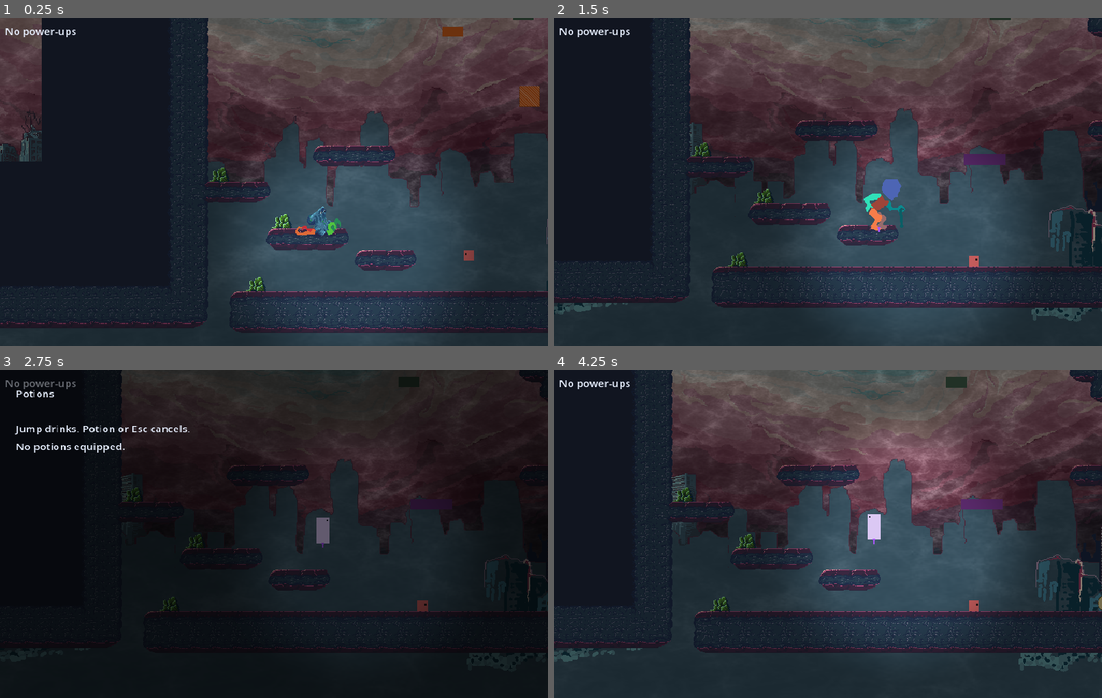
Above: before the commit, frames 1-4 (two rows, left to right).
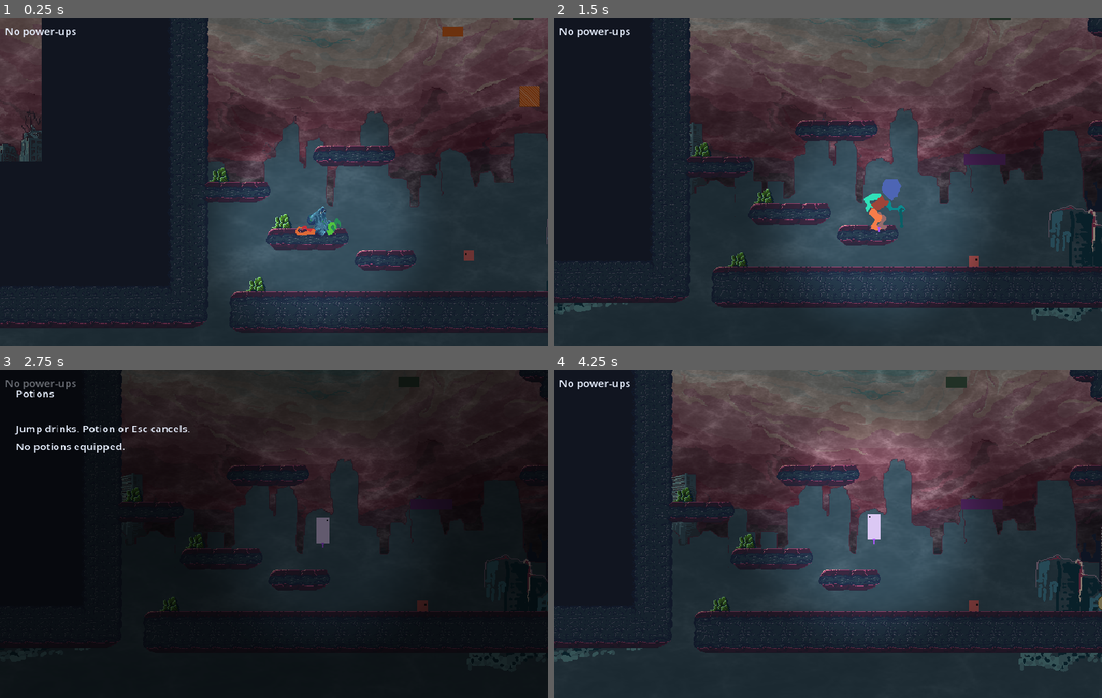
Above: after the commit, the same moments.

Repository: DevinR528/chyeaa
Game: Godot game, scene res://scenes/main.tscn
Two runs of this game, one before a commit and one after it. Both use one fixed random seed, a clock stepped at 60 frames per second and the inputs below.
Inputs (mouse positions are in pixels of both pictures, inside the frame that each line leads up to):
- Up to frame 1 (0.25 s): no input
- Up to frame 2 (1.5 s): tap Enter at 0.5 s; move the mouse to (948, 165) at 0.52 s; hold D (move_right) 0.53-1.25 s; hold Shift (action) 0.53-1.25 s; click (948, 165) at 0.67 s; tap Space (jump) at 0.77, 1.07 s; tap ` (next_character) at 0.8 s; drag from (718, 198) to (1008, 273) at 1.27 s
- Up to frame 3 (2.75 s): move the mouse to (328, 461) at 2.02 s; hold D (move_right) from 2.03 s (still down); hold Space (jump) from 2.03 s (still down); tap Q (potion) at 2.1 s; click (328, 461) at 2.17 s
- Up to frame 4 (4.25 s): release D (move_right) at 2.75 s; release Space (jump) at 2.75 s; drag from (800, 599) to (877, 530) at 2.77 s; tap Enter at 3.5 s; move the mouse to (992, 583) at 3.52 s; hold A (move_left) from 3.53 s (still down); hold Shift (action) from 3.53 s (still down); click (992, 583) at 3.67 s; tap Space (jump) at 3.77, 4.07 s; tap ` (next_character) at 3.8 s; tap Escape (pause) at 4.15 s

The runs differ from the first frame. In frame 1, 3.0% of the frame differs, in the area x 39-86%, y 38-100%; in frame 2, 3.1%, in the area x 39-86%, y 31-98%; in frame 3, less than 0.1%; in frame 4, 3.1%.

Commit message:
Few fixes, lots of art

Diff:
--- a/assets/shaders/vignette.gdshader
+++ b/assets/shaders/vignette.gdshader
@@ -1,13 +1,20 @@
 shader_type canvas_item;
 render_mode unshaded;
 
+// All in the viewport's base-resolution space (what get_canvas_transform() maps
+// to), not physical window pixels, which differ under stretch, DPI, or fullscreen.
 uniform vec2 center_px = vec2(420.0, 252.0);
 uniform float inner_px = 88.0;
 uniform float outer_px = 208.0;
 uniform float darkness : hint_range(0.0, 1.0) = 0.45;
 
+varying vec2 local_px;
+
+void vertex() {
+	local_px = VERTEX;
+}
+
 void fragment() {
-	vec2 pixel = SCREEN_UV / SCREEN_PIXEL_SIZE;
-	float veil = smoothstep(inner_px, outer_px, distance(pixel, center_px));
+	float veil = smoothstep(inner_px, outer_px, distance(local_px, center_px));
 	COLOR = vec4(0.0, 0.0, 0.0, veil * darkness);
 }
--- /dev/null
+++ b/scenes/ui/option_menu.tscn
@@ -0,0 +1,47 @@
+[gd_scene format=3 uid="uid://bxsff61n6r57w"]
+
+[ext_resource type="Script" uid="uid://di8ws2phwm3dw" path="res://src/ui/option_menu.gd" id="1_ktt30"]
+
+[node name="OptionMenu" type="Container" unique_id=1683886833]
+offset_left = 75.0
+offset_top = 45.0
+offset_right = 756.0
+offset_bottom = 433.0
+script = ExtResource("1_ktt30")
+
+[node name="ColorRect" type="ColorRect" parent="." unique_id=1957754620]
+layout_mode = 2
+color = Color(0.31323037, 0.1999892, 0.30165148, 0.5137255)
+
+[node name="HBoxContainer" type="HBoxContainer" parent="." unique_id=298341440]
+layout_mode = 2
+theme_override_constants/separation = 30
+alignment = 1
+
+[node name="VBoxContainer" type="VBoxContainer" parent="HBoxContainer" unique_id=259008857]
+layout_mode = 2
+theme_override_constants/separation = 10
+alignment = 1
+
+[node name="Label" type="Label" parent="HBoxContainer/VBoxContainer" unique_id=726947607]
+layout_mode = 2
+text = "Volume Slider"
+
+[node name="HSlider" type="HSlider" parent="HBoxContainer/VBoxContainer" unique_id=1887032151]
+layout_mode = 2
+value = 100.0
+tick_count = 100
+
+[node name="VBoxContainer2" type="VBoxContainer" parent="HBoxContainer" unique_id=89892967]
+layout_mode = 2
+alignment = 1
+
+[node name="Label" type="Label" parent="HBoxContainer/VBoxContainer2" unique_id=621230196]
+layout_mode = 2
+text = "Other Stuff"
+
+[node name="ExitButton" type="Button" parent="HBoxContainer/VBoxContainer2" unique_id=655363052]
+layout_mode = 2
+text = "Exit Menu"
+
+[connection signal="value_changed" from="HBoxContainer/VBoxContainer/HSlider" to="." method="_on_h_slider_value_changed"]
--- a/scenes/ui/run_ui.tscn
+++ b/scenes/ui/run_ui.tscn
@@ -1,11 +1,11 @@
-[gd_scene load_steps=3 format=3]
+[gd_scene format=3 uid="uid://negqw87r1741"]
 
-[ext_resource type="Script" path="res://src/ui/run_ui.gd" id="1_ui"]
+[ext_resource type="Script" uid="uid://dglepx80hpciv" path="res://src/ui/run_ui.gd" id="1_ui"]
 [ext_resource type="PackedScene" path="res://scenes/ui/reward_menu.tscn" id="2_reward"]
 
-[node name="RunUI" type="CanvasLayer"]
+[node name="RunUI" type="CanvasLayer" unique_id=1163609531]
+process_mode = 3
 layer = 30
-process_mode = 3
 script = ExtResource("1_ui")
 
-[node name="RewardMenu" parent="." instance=ExtResource("2_reward")]
+[node name="RewardMenu" parent="." unique_id=178000278 instance=ExtResource("2_reward")]
--- a/src/rooms/room_runner.gd
+++ b/src/rooms/room_runner.gd
@@ -159,19 +159,25 @@
 
 
 func _note_input(frame: PlayerInputFrame, real_delta: float) -> void:
-	if replaying or not log.recording:
+	if replaying or player == null:
+		return
+	_sync_recording()
+	if not log.recording:
 		return
 	log.push(frame, real_delta, player.stats)
 
 
 func _note_trail() -> void:
-	if not log.recording or player == null:
+	if player == null:
 		return
 	if replaying:
-		log.put_trail(_cursor, player.global_position)
-		return
-	log.push_trail(player.global_position)
-	_cursor = log.steps.size()
+		if log.recording and _debug_overlay_on():
+			log.put_trail(_cursor, player.global_position)
+		return
+	if log.recording and _debug_overlay_on():
+		log.push_trail(player.global_position)
+	if log.recording:
+		_cursor = log.steps.size()
 
 
 func rewind_floor() -> int:
@@ -239,6 +245,7 @@
 		if potion is RewindPotion:
 			(potion as RewindPotion).spend()
 		_drop_spent_potions()
+	_sync_recording()
 	hitstop_left = 0.0
 	_hitstop_requested_this_tick = false
 	_pending_shakes.clear()
@@ -266,16 +273,38 @@
 	_clear_contact_memory()
 
 
-func _keep_history() -> bool:
-	if keep_rewind_history:
-		return true
+func _debug_overlay_on() -> bool:
 	var reach := get_node_or_null(^"ReachOverlay")
 	if reach is CanvasItem and (reach as CanvasItem).visible:
 		return true
 	var readout := get_node_or_null(^"PlayReadout")
-	if readout != null and bool(readout.get(&"shown")):
+	return readout != null and bool(readout.get(&"shown"))
+
+
+## Debug history, including the test flag. A death may keep the log; a win,
+## pause restart, or room change does not.
+func _keep_history() -> bool:
+	return keep_rewind_history or _debug_overlay_on()
+
+
+## Steps are stored only while a rewind can be used. The trail is the debug line.
+func _should_record() -> bool:
+	if _keep_history():
 		return true
-	return false
+	var potion := belt.potion(RunBuild.Id.REWIND)
+	return potion != null and potion.uses > 0
+
+
+func _sync_recording() -> void:
+	if replaying or player == null:
+		return
+	if _should_record():
+		if not log.recording:
+			log.begin(player_feet())
+			_cursor = 0
+	elif log.recording:
+		log.stop()
+		_cursor = 0
 
 
 func switch_character(index: int) -> void:
@@ -298,7 +327,7 @@
 	room.use_surfaces(player.uses_grapple_surfaces, player.uses_pogo_surfaces)
 	camera.target = player
 	camera.frame_room(room.pixel_rect())
-	_respawn()
+	_respawn(false)
 	character_changed.emit(index)
 
 
@@ -315,13 +344,16 @@
 	room.sim_scale = build.time_scale
 	belt.sync(build, room)
 	_drop_spent_potions()
-	if not log.recording:
-		return
-	for id: RunBuild.Id in had:
-		if not belt.potions.has(id):
-			log.stop()
-			_cursor = 0
-			return
+	var dropped := false
+	if log.recording:
+		for id: RunBuild.Id in had:
+			if not belt.potions.has(id):
+				dropped = true
+				break
+	if dropped:
+		log.stop()
+		_cursor = 0
+	_sync_recording()
 
 
 ## Feet used when planting a checkpoint: body origin x, collision bottom y.
@@ -362,12 +394,14 @@
 	if record != null and log.recording and not replaying:
 		log.log_use(record)
 	_drop_spent_potions()
+	_sync_recording()
 	return record
 
 
-## Respawn here and keep the build. A planted checkpoint stays.
+## Respawn here and keep the build. A planted checkpoint stays. The rewind log
+## starts over, even while debug history is on.
 func restart_room() -> void:
-	_respawn()
+	_respawn(false)
 
 
 ## Stitch a generated room and play it. `seed` below 0 draws a random one.
@@ -410,12 +444,12 @@
 	if backdrop != null and camera != null:
 		backdrop.frame(room.pixel_rect(), get_viewport_rect().size / camera.zoom)
 	apply_build()
-	_respawn()
+	_respawn(false)
 
 
 func restart(reason: RestartReason) -> void:
 	if replaying:
-		_respawn()
+		_respawn(false)
 		return
 	if reason == RestartReason.EXIT and not _exit_reward_chosen:
 		if reward_menu != null:
@@ -433,7 +467,8 @@
 	# Leaving through the exit drops a planted flag. Death and falls keep it.
 	if reason == RestartReason.EXIT and room != null:
 		belt.on_room_exit(room)
-	_respawn()
+	# A debug death stays on this log. A win does not.
+	_respawn(reason != RestartReason.EXIT and _keep_history())
 	restarted.emit(reason)
 
 
@@ -492,10 +527,11 @@
 		if _enter_generated(base + offset, next_level):
 			return
 	push_warning("giving up on next generated level; restarting current room")
-	_respawn()
-
-
-func _respawn() -> void:
+	_respawn(false)
+
+
+## `keep_history` is a debug death or fall. Every other respawn starts a new log.
+func _respawn(keep_history := false) -> void:
 	fx.clear()
 	_transition_reason = NO_RESTART
 	hitstop_left = 0.0
@@ -513,10 +549,12 @@
 	camera.snap_to_target()
 	if replaying:
 		return
-	if _keep_history() and log.recording:
+	if keep_history and log.recording:
 		log.mark_respawn()
+	elif _should_record():
+		log.begin(feet)
 	else:
-		log.begin(feet)
+		log.stop()
 	_cursor = log.steps.size()
 
 
--- /dev/null
+++ b/src/ui/option_menu.gd
@@ -0,0 +1,35 @@
+class_name OptionMenu
+extends Container
+
+@onready var _slider = $HBoxContainer/VBoxContainer/HSlider
+@onready var _exit = $HBoxContainer/VBoxContainer2/ExitButton
+
+@onready var _audio_bus_idx: int = AudioServer.get_bus_index("Master")
+
+var _slider_max: float
+
+# Called when the node enters the scene tree for the first time.
+func _ready() -> void:
+	set_anchors_preset(Control.PRESET_FULL_RECT)
+	mouse_filter = Control.MOUSE_FILTER_IGNORE
+	_slider_max = _slider.max_value
+	_slider.value = db_to_linear(AudioServer.get_bus_volume_linear(_audio_bus_idx) * _slider_max)
+
+
+# Called every frame. 'delta' is the elapsed time since the previous frame.
+func _process(_delta: float) -> void:
+	pass
+
+
+func _make_label(text: String, label_name := &"") -> Label:
+	var label := Label.new()
+	if label_name != &"":
+		label.name = label_name
+	label.text = text
+	label.add_theme_color_override(&"font_color", Color(0.91, 0.94, 1))
+	return label
+
+
+func _on_h_slider_value_changed(value: float) -> void:
+	var vol := linear_to_db(value / _slider_max)
+	AudioServer.set_bus_volume_db(_audio_bus_idx, vol)
--- a/src/ui/run_ui.gd
+++ b/src/ui/run_ui.gd
@@ -5,11 +5,14 @@
 
 @export var runner: RoomRunner
 
-const PAUSE_ACTIONS: Array[String] = ["Resume", "Restart room", "Generated run"]
+const OPTION_MENU := preload("res://scenes/ui/option_menu.tscn")
+
+const PAUSE_ACTIONS: Array[String] = ["Resume", "Restart room", "Generated run", "Volume"]
 
 var ticks := 0
 var picker_open := false
 var pause_open := false
+var option_open := false
 var pause_index := 0
 
 var _rows: Array[Dictionary] = []
@@ -21,6 +24,7 @@
 var _picker: Control
 var _picker_rows: VBoxContainer
 var _rewind: RewindScreen
+var _opt_menu: OptionMenu
 
 
 func _ready() -> void:
@@ -32,16 +36,22 @@
 	_pause = _make_pause()
 	_pause_summary = _pause.get_node(^"Center/Panel/Summary") as Label
 	_pause_rows = _pause.get_node(^"Center/Panel/Actions") as VBoxContainer
+
 	_picker = _make_panel(&"Picker")
 	_picker.get_node(^"Panel/Title").text = "Potions"
 	_picker_rows = _picker.get_node(^"Panel/Rows") as VBoxContainer
-	_pause.hide()
-	_picker.hide()
+
 	_rewind = RewindScreen.new()
 	_rewind.name = &"Rewind"
 	_rewind.bind_runner(runner)
 	add_child(_rewind)
 
+	_opt_menu = OPTION_MENU.instantiate() as OptionMenu
+	add_child(_opt_menu)
+
+	_opt_menu.hide()
+	_pause.hide()
+	_picker.hide()
 
 func _process(_delta: float) -> void:
 	ticks += 1
@@ -50,6 +60,9 @@
 		return
 	if picker_open:
 		_steer_picker()
+		return
+	if option_open:
+		_steer_options()
 		return
 	if pause_open:
 		_steer_pause()
@@ -108,6 +121,22 @@
 	_rewind.show_timeline(runner.rewind_timeline())
 	get_tree().paused = true
 
+
+func open_option() -> void:
+	if pause_open:
+		_pause.hide()
+	_opt_menu.show()
+	option_open = true
+
+
+func close_option() -> void:
+	option_open = false
+	_opt_menu.hide()
+	if not pause_open:
+		print("not pause open")
+		get_tree().paused = false
+	else:
+		open_pause()
 
 func show_choices(rows: Array[Dictionary]) -> void:
 	_rows = rows
@@ -157,6 +186,12 @@
 
 func _confirm_pause() -> void:
 	var action := pause_index
+
+	if "Volume" == PAUSE_ACTIONS[action]:
+		open_option()
+		print("STUFF AND THANGS")
+		return
+
 	close_pause()
 	if runner == null:
 		return
@@ -167,6 +202,22 @@
 			runner.return_to_demo()
 		else:
 			runner.start_generated_run()
+
+func _steer_options() -> void:
+	if Input.is_action_just_pressed(&"move_up"):
+		var next = _opt_menu.find_next_valid_focus()
+		if next: next.grab_focus()
+	elif Input.is_action_just_pressed(&"move_down"):
+		var next = _opt_menu.find_next_valid_focus()
+		if next: next.grab_focus()
+	elif Input.is_action_just_pressed(&"jump"):
+		if _opt_menu.is_exit_pressed():
+			close_option()
+		else:
+			# handle more strange options...
+			pass
+	elif Input.is_action_just_pressed(&"pause"):
+		close_option()
 
 
 func _pause_label(index: int) -> String:
--- a/tests/rewind_smoke.gd
+++ b/tests/rewind_smoke.gd
@@ -49,6 +49,10 @@
 	root.add_child(ui)
 	await physics_frame
 
+	_expect(
+		not runner.log.recording and runner.log.steps.is_empty() and runner.log.trail.is_empty(),
+		"a run with no rewind recorded %d steps" % runner.log.steps.size(),
+	)
 	_expect(not runner.get_node(^"RewindTrail").visible, "rewind trail showed without the debug overlay")
 	var reach := ReachOverlay.new()
 	reach.name = &"ReachOverlay"
@@ -163,6 +167,12 @@
 	_expect(not room.checkpoint is Vector2, "commit kept the checkpoint it had scrubbed away")
 
 	reach.visible = false
+	var steps_hidden := runner.log.steps.size()
+	var trail_hidden := runner.log.trail.size()
+	runner._note_input(PlayerInputFrame.new(), 1.0 / 60.0)
+	runner._note_trail()
+	_expect(runner.log.steps.size() == steps_hidden + 1, "a rewind charge stopped the log")
+	_expect(runner.log.trail.size() == trail_hidden, "the trail grew while the overlay was hidden")
 	var lived := runner.log.steps.size()
 	runner.player.respawn(_cell_feet(room, Vector2i(18, 8)))
 	for _frame in 80:
@@ -186,6 +196,12 @@
 	ui_rewind._seek(0)
 	_expect(ui_rewind._k == 0, "debug scrub did not reach the start of the history")
 	ui_rewind._cancel()
+
+	runner.restart_room()
+	_expect(
+		runner.log.steps.is_empty() and runner.log.trail.is_empty(),
+		"restart kept %d steps and %d trail points" % [runner.log.steps.size(), runner.log.trail.size()],
+	)
 
 	runner.player.respawn(room.spawn_feet(), true)
 	_expect(runner.player.is_on_floor(), "a respawn on the ground did not read as grounded")
@@ -205,6 +221,7 @@
 	runner.add_child(camera)
 	root.add_child(runner)
 	_expect(runner.start_generated_run(1), "timing run did not generate")
+	runner.keep_rewind_history = true
 	await physics_frame
 	var frame := PlayerInputFrame.new()
 	frame.move = Vector2.RIGHT
Not shown, added: src/ui/option_menu.gd.uid
Not shown, changed: PORTING.md
Not shown, changed: tests/MODULE.md
Not shown, changed: todo.md
